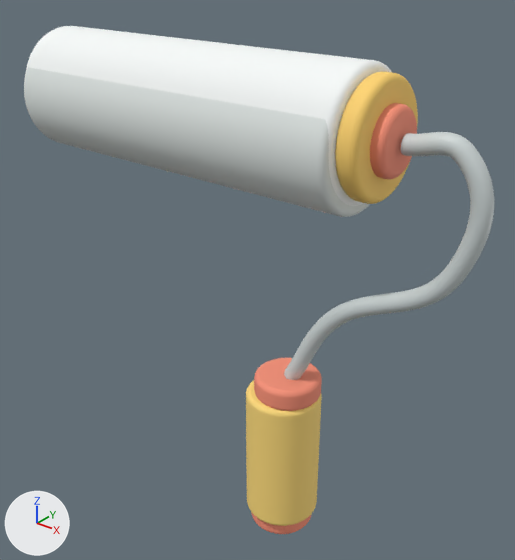
The Blender file assets/game-assets/PaintRoller.blend, before and after one commit.
Camera for both pictures: a 50 mm lens placed at (1.78, -2.01, 2.42), pointed at (0.09, 0.1, 1.11). Lighting does not change. The marker at lower left points along +X, +Y and +Z. The picture after the commit comes second.

Script lines for the objects in view, before the commit:
```python
ob_paintroller_endcap_right = bpy.data.objects.new('PaintRoller_EndCap_Right', me_paintroller_endcap_right_mesh)
ob_paintroller_endcap_right.location = (0.66, 0.02, 1.82)
ob_paintroller_endcap_right.rotation_euler = (0.0, 1.571, 0.0)  # degrees (0, 90, 0)
ob_paintroller_endhub = bpy.data.objects.new('PaintRoller_EndHub', me_paintroller_endhub_mesh)
ob_paintroller_endhub.location = (0.7, 0.02, 1.82)
ob_paintroller_endhub.rotation_euler = (0.0, 1.571, 0.0)  # degrees (0, 90, 0)
ob_paintroller_frame = bpy.data.objects.new('PaintRoller_Frame', cu_paintroller_frame_curve)
ob_paintroller_frame.location = (0.0, 0.02, 0.54)
ob_paintroller_handle = bpy.data.objects.new('PaintRoller_Handle', me_paintroller_handle_mesh)
ob_paintroller_handle.location = (0.3, 0.02, 0.38)
ob_paintroller_handle_collar_bottom = bpy.data.objects.new('PaintRoller_Handle_Collar_Bottom', me_paintroller_handle_collar_bottom_mesh)
ob_paintroller_handle_collar_bottom.location = (0.3, 0.02, 0.04)
ob_paintroller_handle_collar_top = bpy.data.objects.new('PaintRoller_Handle_Collar_Top', me_paintroller_handle_collar_top_mesh)
ob_paintroller_handle_collar_top.location = (0.32, 0.02, 0.73)
ob_paintroller_sleeve = bpy.data.objects.new('PaintRoller_Sleeve', me_paintroller_sleeve_mesh)
ob_paintroller_sleeve.location = (-0.15, 0.02, 1.82)
ob_paintroller_sleeve.rotation_euler = (0.0, 1.571, 0.0)  # degrees (0, 90, 0)
# also in view: 'PaintRoller_Sleeve_Shadow' at (-0.15, 0.01, 1.79)
```
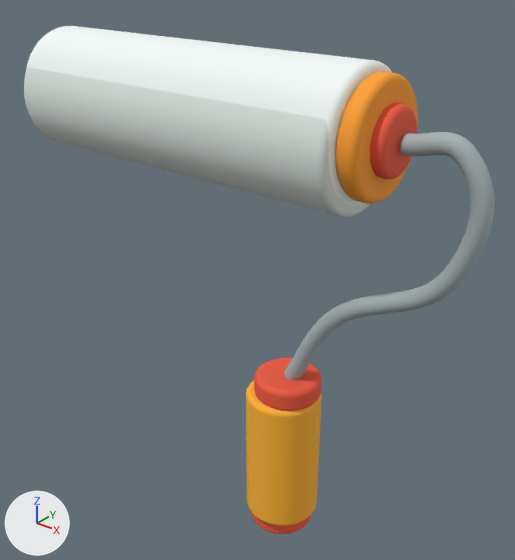
Where the change shows, as pixel boxes [x1, y1, x2, y2] in the pictures (515 x 560 px):
'PaintRoller_Frame', recoloured (light grey to grey)
    both: [284, 132, 494, 380]
'PaintRoller_Handle', recoloured (yellow to orange)
    both: [246, 380, 322, 526]
'PaintRoller_EndCap_Right', recoloured
    both: [335, 72, 418, 204]
'PaintRoller_Handle_Collar_Top', recoloured (darker)
    both: [254, 358, 322, 411]
'PaintRoller_EndHub', recoloured (orange to red)
    both: [370, 103, 417, 179]
'PaintRoller_Handle_Collar_Bottom', recoloured (orange to red)
    both: [251, 512, 312, 534]

The change, as a diff of the scene's bpy script:
```diff
--- a/assets/game-assets/PaintRoller.blend.py
+++ b/assets/game-assets/PaintRoller.blend.py
@@ mat_material_paintroller_yellow @@
 mat_material_paintroller_yellow = principled_material('Material.PaintRoller.Yellow')
-mat_material_paintroller_yellow.base_color = (1.0, 0.66, 0.16)  # yellow #ffd46f
+mat_material_paintroller_yellow.base_color = (1.0, 0.356, 0.0242)  # orange #ffa12b
 mat_material_paintroller_yellow.roughness = 0.74
@@ mat_material_paintroller_orange @@
 mat_material_paintroller_orange = principled_material('Material.PaintRoller.Orange')
-mat_material_paintroller_orange.base_color = (0.95, 0.29, 0.19)  # orange #f99379
+mat_material_paintroller_orange.base_color = (0.871, 0.102, 0.0467)  # red #f05a3d
 mat_material_paintroller_orange.roughness = 0.74
@@ mat_material_paintroller_frame @@
 mat_material_paintroller_frame = principled_material('Material.PaintRoller.Frame')
-mat_material_paintroller_frame.base_color = (0.62, 0.68, 0.68)  # light grey #ced7d7
+mat_material_paintroller_frame.base_color = (0.386, 0.445, 0.456)  # grey #a7b2b4
 mat_material_paintroller_frame.roughness = 0.46
@@ mat_material_paintroller_handle @@
 mat_material_paintroller_handle = principled_material('Material.PaintRoller.Handle')
-mat_material_paintroller_handle.base_color = (1.0, 0.72, 0.2)  # yellow #ffdd7c
+mat_material_paintroller_handle.base_color = (1.0, 0.462, 0.0273)  # orange #ffb52e
 mat_material_paintroller_handle.roughness = 0.74
```
